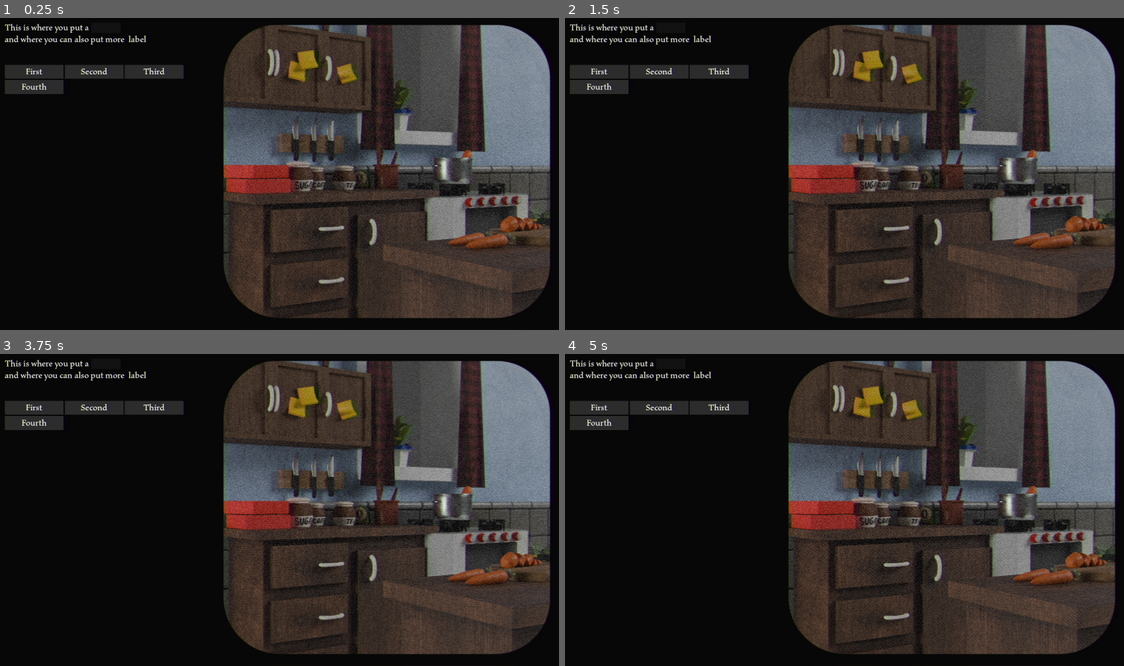
Above: before the commit, frames 1-4 (two rows, left to right).
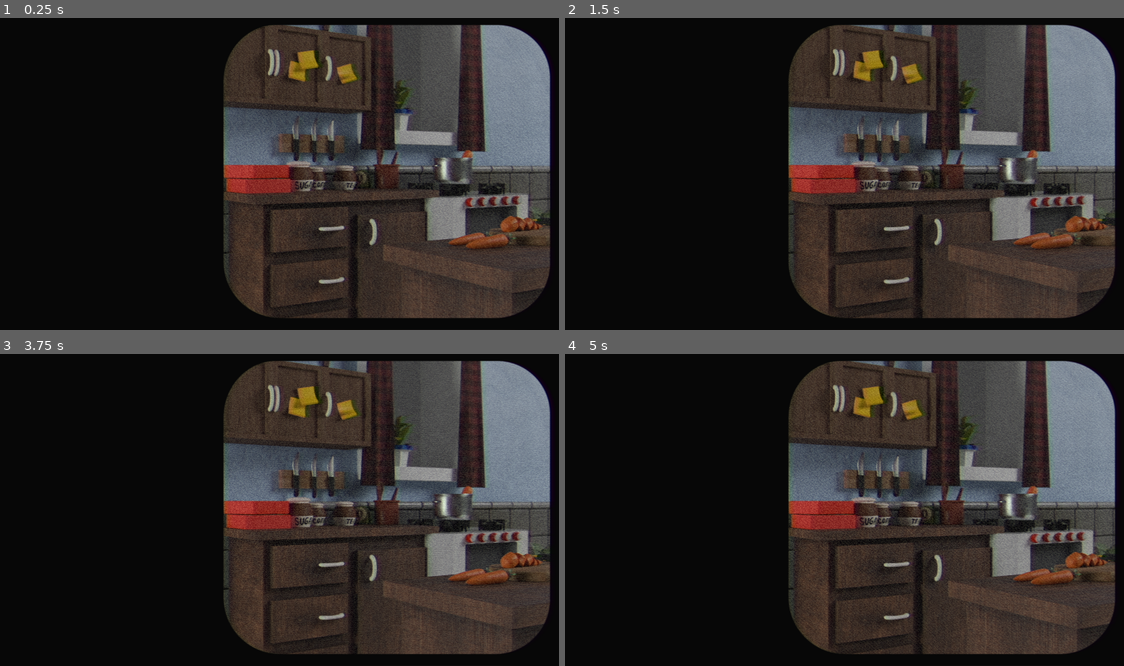
Above: after the commit, the same moments.

Repository: starkjj/ViewMaster
Game: Godot game, scene res://Scenes/testing_setup.tscn
Two runs of this game, one before a commit and one after it. Both use one fixed random seed, a clock stepped at 60 frames per second and the inputs below.
Inputs (mouse positions are in pixels of both pictures, inside the frame that each line leads up to):
- Up to frame 1 (0.25 s): no input
- Up to frame 2 (1.5 s): move the mouse to (967, 155) at 0.52 s; press the mouse at (967, 155) at 0.53 s; release the mouse at (967, 155) at 1.25 s; drag from (727, 186) to (816, 236) at 1.27 s
- Up to frame 3 (3.75 s): move the mouse to (335, 438) at 2.02 s; press the mouse at (335, 438) at 2.03 s; release the mouse at (335, 438) at 2.75 s; drag from (251, 572) to (106, 460) at 2.77 s; move the mouse to (447, 553) at 3.52 s; press the mouse at (447, 553) at 3.53 s
- Up to frame 4 (5 s): release the mouse at (1012, 553) at 4.25 s; drag from (671, 460) to (755, 428) at 4.27 s

The runs differ from the first frame. In frame 1, 2.3% of the frame differs, in the area x 0-33%, y 1-25%; in frame 2, 2.3%; in frame 3, 2.3%; in frame 4, 2.3%.
Error after the commit: Parse Error: "@export_multiline" annotation requires a variable of type "String", "Array[String]", "PackedStringArray", "Dictionary", or "Array[Dictionary]", b…

Commit message:
Got the sentence generation working

Diff:
--- a/Scenes/NodeTest.tscn
+++ b/Scenes/NodeTest.tscn
@@ -155,7 +155,6 @@
 [node name="FrameOverlay" type="Sprite2D" parent="."]
 visible = false
 position = Vector2(1330, 540)
-scale = Vector2(1, 1)
 texture = ExtResource("6_w8gur")
 
 [node name="VHS" type="ColorRect" parent="."]
--- a/Scenes/word_bank.gd
+++ b/Scenes/word_bank.gd
@@ -1,10 +1,13 @@
 extends Control
 
 var drag_label = preload("res://Scenes/drag_label.tscn")
+var word_slot = preload("res://Scenes/Components/word_slot.tscn")
 
 @export var word_list:Array[String]
+@export_multiline var scene_sentance
 
 @onready var word_bank: HFlowContainer = $VBoxContainer/WordBankMargin/WordBank
+@onready var sentance_flow: HFlowContainer = $VBoxContainer/SentanceMargin/SentanceFlow
 
 func _ready() -> void:
 	pass
@@ -13,6 +16,15 @@
 		new_label.text = word
 		word_bank.add_child(new_label)
 
+	generate_sentance()
 
-func _process(delta: float) -> void:
-	pass
+
+func generate_sentance() -> void:
+	for word in scene_sentance.split(" "):
+		if word.contains("["):
+			var new_word_slot = word_slot.instantiate()
+			sentance_flow.add_child(new_word_slot)
+		else:
+			var word_label = Label.new()
+			word_label.text = word
+			sentance_flow.add_child(word_label)
--- a/Scenes/word_bank.tscn
+++ b/Scenes/word_bank.tscn
@@ -1,8 +1,7 @@
-[gd_scene load_steps=4 format=3 uid="uid://cu43csdb2frgb"]
+[gd_scene load_steps=3 format=3 uid="uid://cu43csdb2frgb"]
 
 [ext_resource type="Script" path="res://Scenes/word_bank.gd" id="1_6xc3j"]
-[ext_resource type="FontFile" uid="uid://c1vxanmu82bqr" path="res://Fonts/Maiola/Maiola_Book.OTF" id="2_2x06k"]
-[ext_resource type="PackedScene" uid="uid://f303e5h2uvex" path="res://Scenes/Components/word_slot.tscn" id="3_3pfi1"]
+[ext_resource type="Theme" uid="uid://5hhi0s7mevjn" path="res://Themes/scene_sentence_theme.tres" id="1_cue6x"]
 
 [node name="WordBank" type="Control"]
 layout_mode = 3
@@ -12,8 +11,10 @@
 grow_horizontal = 2
 grow_vertical = 2
 mouse_filter = 2
+theme = ExtResource("1_cue6x")
 script = ExtResource("1_6xc3j")
-word_list = Array[String](["First", "Second", "Third", "Fourth"])
+word_list = Array[String](["words", "correct", "one", "order"])
+scene_sentance = "In this scene, there are several [0] that can be placed. You have to figure out the [1] labels and where they go. Right now they have only [2] proper [3] ."
 
 [node name="VBoxContainer" type="VBoxContainer" parent="."]
 layout_mode = 1
@@ -37,28 +38,6 @@
 theme_override_constants/h_separation = 8
 theme_override_constants/v_separation = 4
 
-[node name="Label" type="Label" parent="VBoxContainer/SentanceMargin/SentanceFlow"]
-layout_mode = 2
-theme_override_fonts/font = ExtResource("2_2x06k")
-theme_override_font_sizes/font_size = 32
-text = "This is where you put a"
-
-[node name="word_slot" parent="VBoxContainer/SentanceMargin/SentanceFlow" instance=ExtResource("3_3pfi1")]
-layout_mode = 2
-
-[node name="Label2" type="Label" parent="VBoxContainer/SentanceMargin/SentanceFlow"]
-layout_mode = 2
-theme_override_fonts/font = ExtResource("2_2x06k")
-theme_override_font_sizes/font_size = 32
-text = "and where you can also put more "
-horizontal_alignment = 3
-
-[node name="Label3" type="Label" parent="VBoxContainer/SentanceMargin/SentanceFlow"]
-layout_mode = 2
-theme_override_fonts/font = ExtResource("2_2x06k")
-theme_override_font_sizes/font_size = 32
-text = "label"
-
 [node name="WordBankMargin" type="MarginContainer" parent="VBoxContainer"]
 layout_mode = 2
 size_flags_vertical = 3
--- /dev/null
+++ b/Themes/scene_sentence_theme.tres
@@ -0,0 +1,20 @@
+[gd_resource type="Theme" load_steps=3 format=3 uid="uid://5hhi0s7mevjn"]
+
+[ext_resource type="FontFile" uid="uid://c1vxanmu82bqr" path="res://Fonts/Maiola/Maiola_Book.OTF" id="1_wmmf7"]
+
+[sub_resource type="StyleBoxEmpty" id="StyleBoxEmpty_38vs1"]
+
+[resource]
+HFlowContainer/constants/h_separation = 8
+HFlowContainer/constants/v_separation = 4
+Label/colors/font_color = Color(1, 1, 1, 1)
+Label/colors/font_outline_color = Color(1, 1, 1, 1)
+Label/colors/font_shadow_color = Color(0, 0, 0, 0)
+Label/constants/line_spacing = 3
+Label/constants/outline_size = 0
+Label/constants/shadow_offset_x = 1
+Label/constants/shadow_offset_y = 1
+Label/constants/shadow_outline_size = 1
+Label/font_sizes/font_size = 24
+Label/fonts/font = ExtResource("1_wmmf7")
+Label/styles/normal = SubResource("StyleBoxEmpty_38vs1")
